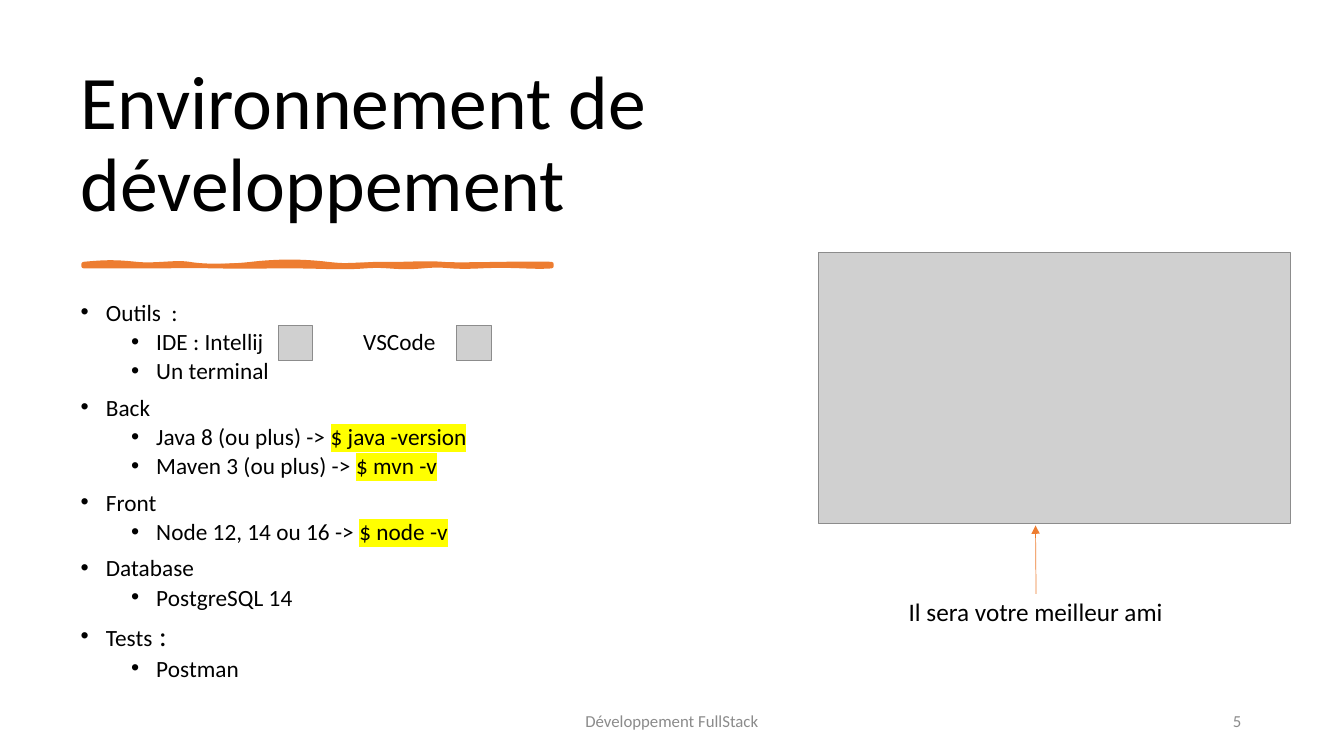
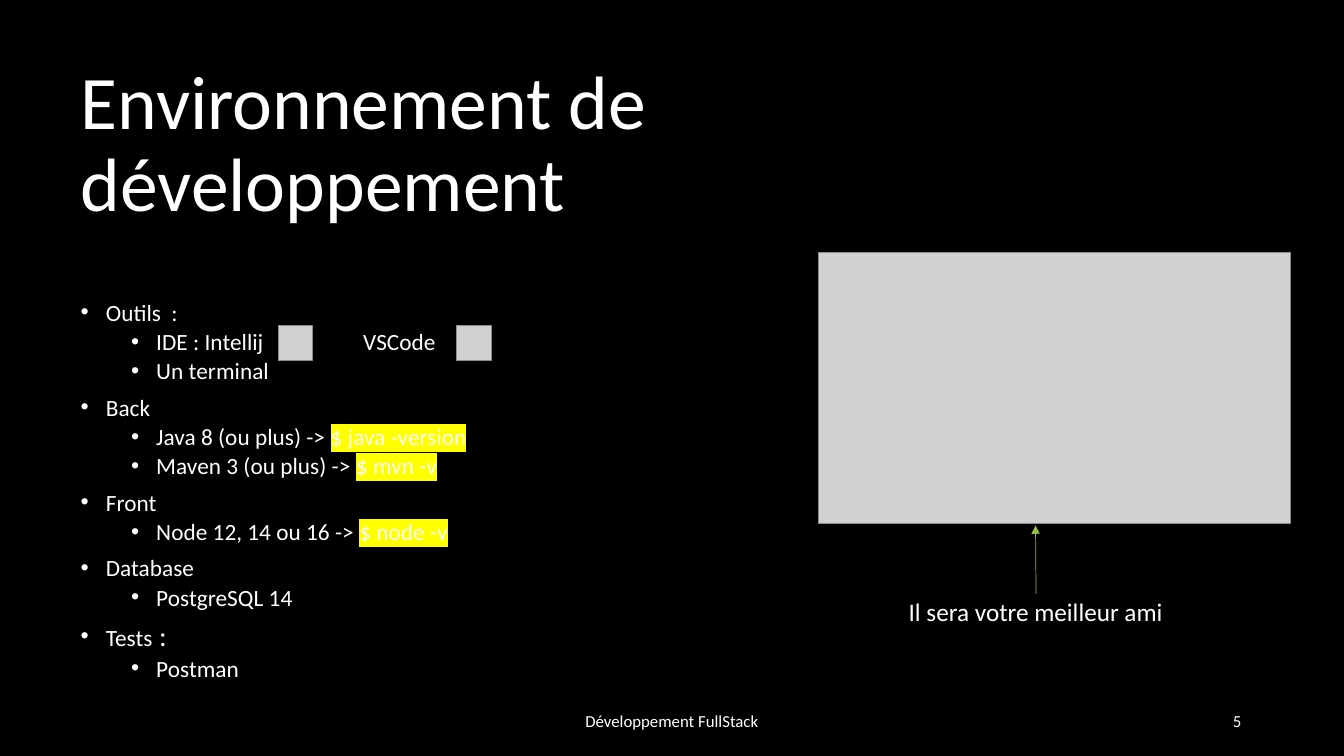
Before and after one commit to Juju-sail/5A, a slide deck: slide 5 of ProgrammationFullStack/Cours.pptx. Drawn at 1344x756 pixels with LibreOffice and Linux fonts; fonts in the diff are those of the drawing; grey boxes stand for pictures. Boxes give left, top, right and bottom in pixels: in the first picture for what was removed or moved away, otherwise in the second. Text is boxed around its words. In the diff, an @@ line names an element or a change of style, - is before the commit and + after.

```diff
--- a/ProgrammationFullStack/Cours.pptx
+++ b/ProgrammationFullStack/Cours.pptx
@@ background #FFFFFF to #000000 @@
@@ freeform shape removed at <box>84,264,552,266</box> @@
@@ arrow (1036, 594) - (1035, 525): stroke #ED7D31 0.5 pt to #97BE49 0.5 pt @@
@@ text colour #000000 to #FFFFFF in 3 elements at <box>81,76,646,224</box>, <box>106,305,467,677</box>, <box>909,603,1162,622</box> @@
@@ text "Développement FullStack" at <box>585,715,758,730</box>: text colour #8C8C8C to #FFFFFF @@
@@ page number at <box>1233,716,1241,727</box>: text colour #8C8C8C to #FFFFFF @@
```
Also in this commit, not shown: 102 other slides changed, 3 other files.
